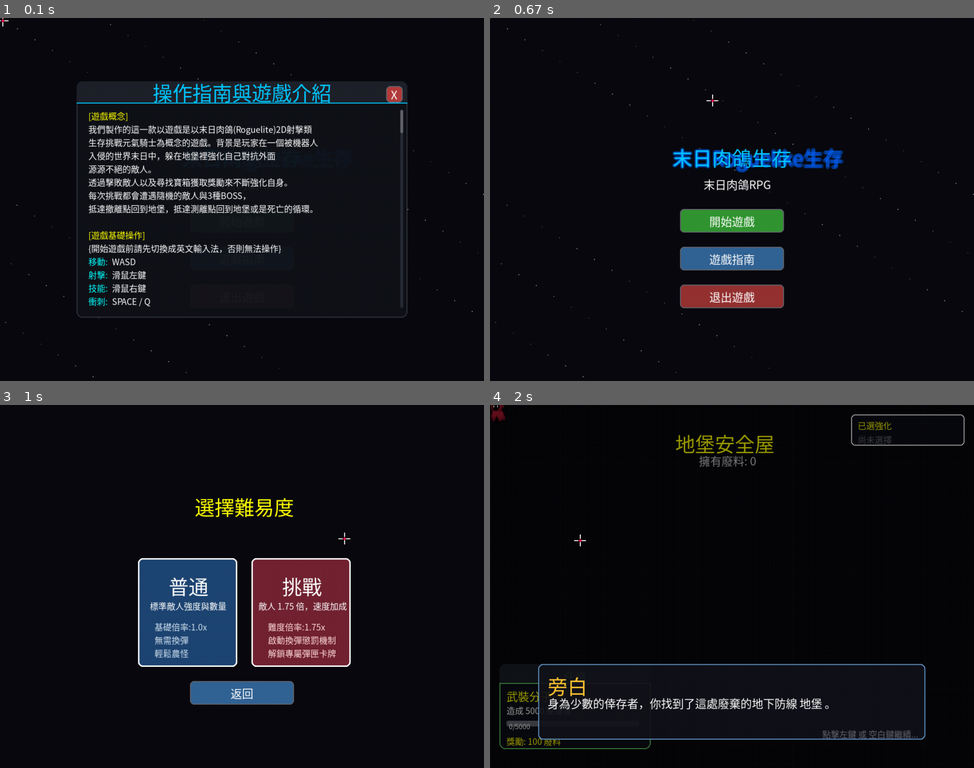
Above: before the commit, frames 1-4 (two rows, left to right).
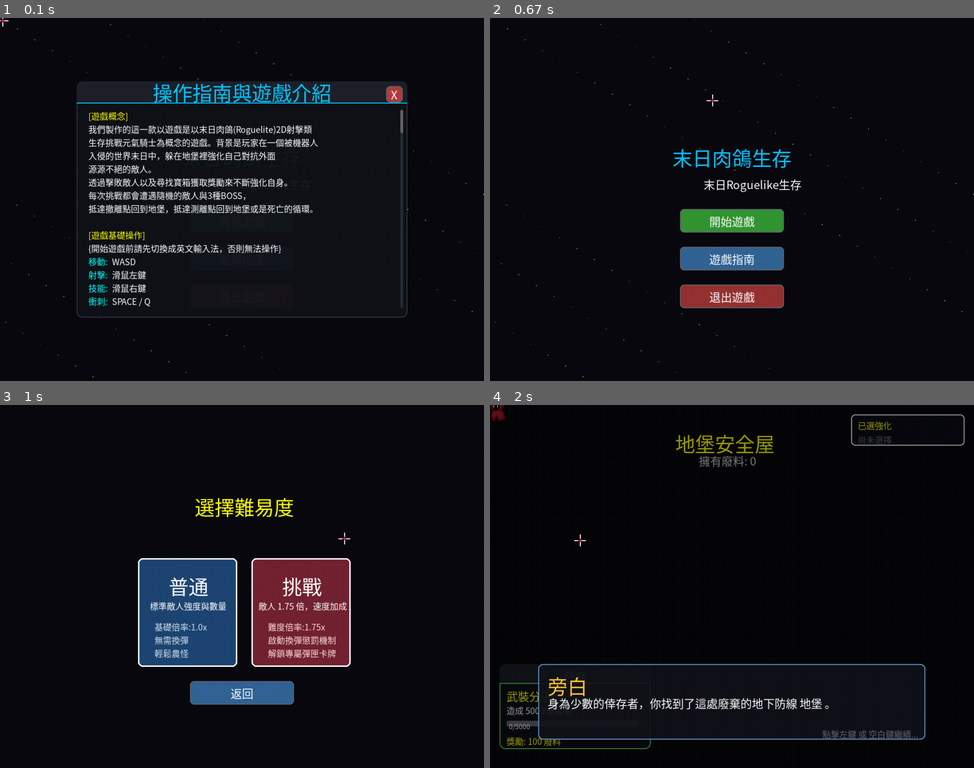
Above: after the commit, the same moments.

Repository: Bruse527/pygame-
Game: pygame game, started from pygame 專題遊戲末日Roguelike生存.py
Same seed, same stepped clock (60 frames per second), same inputs: the game is played once before the commit and once after it.
Inputs (mouse positions are in pixels of both pictures, inside the frame that each line leads up to):
- Up to frame 1 (0.1 s): no input
- Up to frame 2 (0.67 s): press the mouse at (732, 257) at 0.37 s; move the mouse to (722, 177) at 0.47 s; release the mouse at (712, 101) at 0.6 s
- Up to frame 3 (1 s): press the mouse at (242, 608) at 0.7 s; move the mouse to (290, 571) at 0.8 s; release the mouse at (343, 539) at 0.93 s
- Up to frame 4 (2 s): press the mouse at (790, 611) at 1.03 s; move the mouse to (722, 539) at 1.13 s; release the mouse at (654, 466) at 1.27 s; click (901, 680) at 1.38 s; click (577, 539) at 1.72 s

The runs differ from the first frame. In frame 2, 1.4% of the frame differs, in the area x 37-74%, y 35-48%; in frame 3, nothing differs; in frame 4, nothing differs.

Commit message:
Add files via upload

Diff:
--- a/pygame 專題遊戲末日Roguelike生存.py
+++ b/pygame 專題遊戲末日Roguelike生存.py
@@ -4702,23 +4702,22 @@
             brightness = int(100 + 50 * math.sin(pygame.time.get_ticks() * 0.001 + i))
             pygame.draw.circle(screen, (brightness, brightness, brightness), (rx, ry), 1)
 
+        # 升級選單、死亡畫面、對話框等
+    if gameState == "MENU":
+        screen.fill(BLACK)
+        for i in range(100):
+            rx = (i * 37) % WIDTH
+            ry = (i * 23) % HEIGHT
+            brightness = int(100 + 50 * math.sin(pygame.time.get_ticks() * 0.001 + i))
+            pygame.draw.circle(screen, (brightness, brightness, brightness), (rx, ry), 1)
+
+        #遊戲名稱標題
         title = large_font.render("末日肉鴿生存", True, BLUE)
-        title_glow = large_font.render("末日Roguelike生存", True, (0, 100, 255))
-        title_glow.set_alpha(80)
         title_x = WIDTH//2 - title.get_width()//2
         title_y = HEIGHT//2 - 120
 
-        screen.blit(title_glow, (title_x - 2, title_y - 2))# 為了營造發光效果把標題渲染多次並稍微偏移位置
-        screen.blit(title_glow, (title_x - 2, title_y + 2))#
-        screen.blit(title_glow, (title_x + 2, title_y - 2))
-        screen.blit(title_glow, (title_x + 2, title_y + 2))
-        screen.blit(title_glow, (title_x, title_y - 3))
-        screen.blit(title_glow, (title_x, title_y + 3))
-        screen.blit(title_glow, (title_x - 3, title_y))
-        screen.blit(title_glow, (title_x + 3, title_y))
-
         screen.blit(title, (title_x, title_y))
-        screen.blit(font.render("末日肉鴿RPG", True, WHITE), (WIDTH//2 - 60, HEIGHT//2 - 50))
+        screen.blit(font.render("末日Roguelike生存", True, WHITE), (WIDTH//2 - 60, HEIGHT//2 - 50))
 
         draw_hover_button(screen, start_button, "開始遊戲", (50, 150, 50), (100, 200, 100))
         # 按鈕名稱
@@ -4728,6 +4727,7 @@
         # 呼叫指南函式
         if showChangelog:
             drawGuidePopup(screen)
+
     # 難易度選單
     elif gameState == "DIFFICULTY":
         screen.fill(BLACK)
